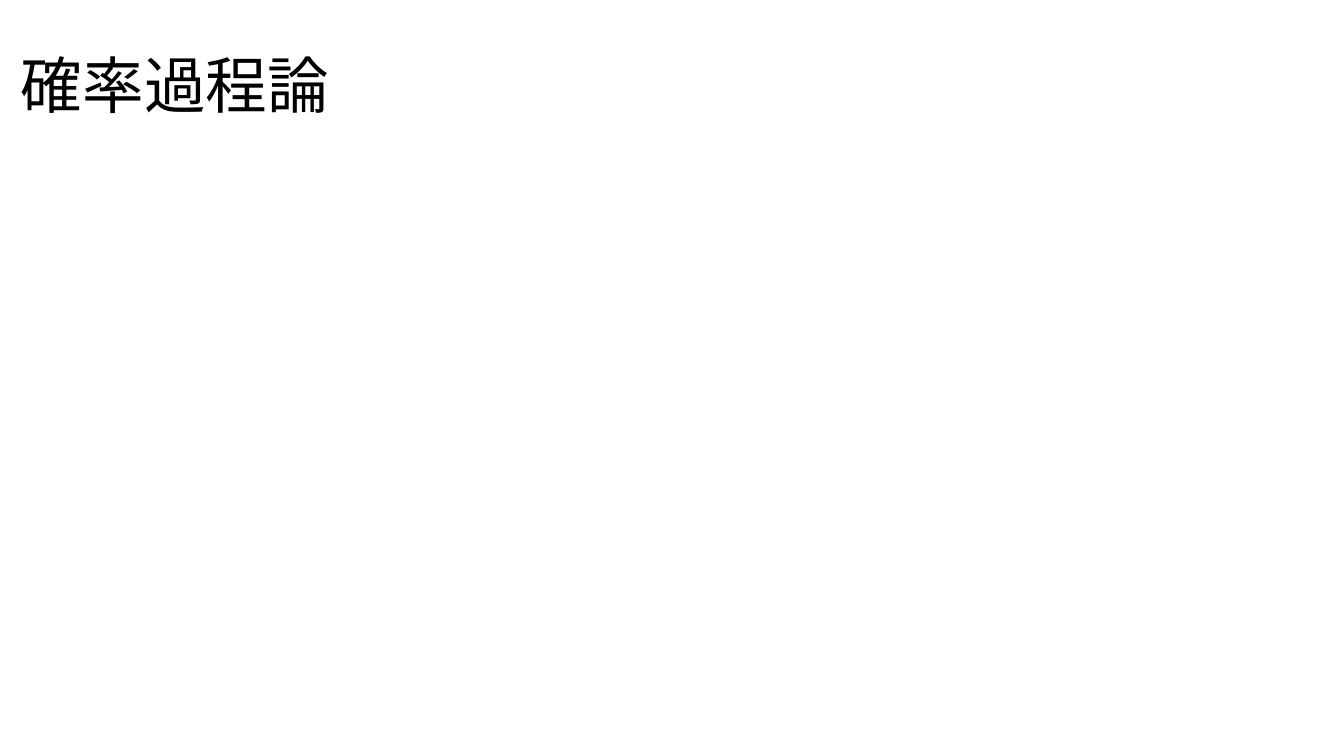
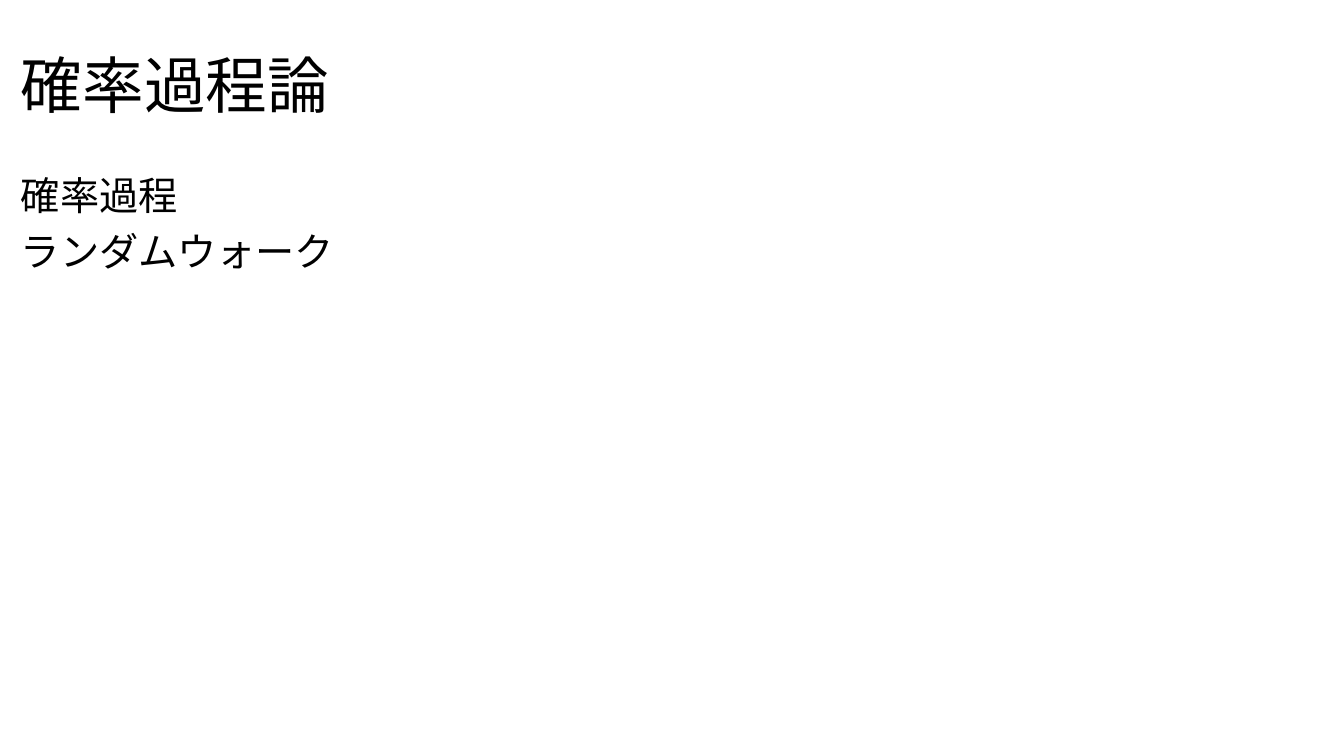
Before and after one commit to Yoshifumi14/stats, a slide deck: slide 10 of statistics2.pptx. Drawn at 1344x756 pixels with LibreOffice and Linux fonts; fonts in the diff are those of the drawing. Boxes give left, top, right and bottom in pixels: in the first picture for what was removed or moved away, otherwise in the second. Text is boxed around its words. In the diff, an @@ line names an element or a change of style, - is before the commit and + after.

```diff
--- a/statistics2.pptx
+++ b/statistics2.pptx
@@ text added at (x1=21, y1=177, x2=334, y2=269), 28 pt, text #000000 @@
+確率過程
+ランダムウォーク
```
Also in this commit, not shown: 3 other files.
